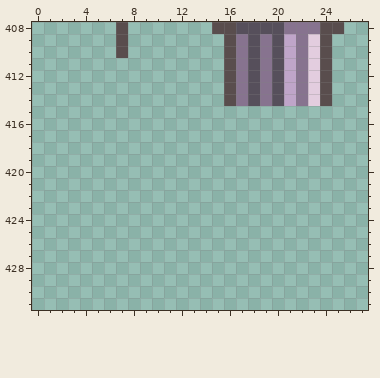
File history of a pixel-art file, assets/ui/skin.aseprite. The picture above is the old version.
320x930 pixels, 1 frame. Colours within 5 levels of each other are drawn and written as one. Shown: x 0..27, y 408..431.
The result:
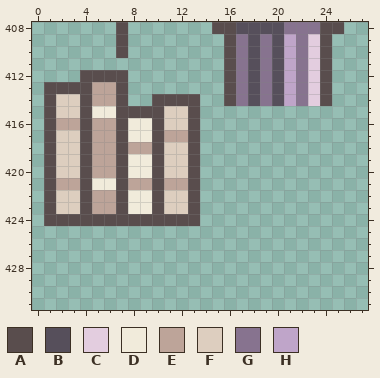
Palette (. is transparent): A #594d4d  B #564f5b  C #e3cddf  D #f1ebdb  E #bda499  F #ddcebf  G #87738f  H #bfa5c9
The edit:
Layer "Skin (dibuja aquí)":
Colour A now appears in row 412 at x 4 to 7; in row 413 at x 1 to 4 and 7; in row 414 at x 1, 4, 7 and 10 to 13; in row 415 at x 1, 4, 7 to 10 and 13; in rows 416 to 423 at x 1, 4, 7, 10 and 13; in row 424 at x 1 to 13.
Colour D now appears in row 415 at x 5 to 6; in rows 416 to 417 at x 8 to 9; in rows 419 to 420 at x 8 to 9; in row 421 at x 5 to 6; in rows 422 to 423 at x 8 to 9.
Colour E now appears in rows 413 to 414 at x 5 to 6; in row 416 at x 2 to 3 and 5 to 6; in row 417 at x 5 to 6 and 11 to 12; in row 418 at x 5 to 6 and 8 to 9; in rows 419 to 420 at x 5 to 6; in row 421 at x 2 to 3, 8 to 9 and 11 to 12.
Colour E now appears in rows 422 to 423 at x 5 to 6.
Colour F now appears in row 414 at x 2 to 3; in row 415 at x 2 to 3 and 11 to 12; in row 416 at x 11 to 12; in row 417 at x 2 to 3; in rows 418 to 420 at x 2 to 3 and 11 to 12; in rows 422 to 423 at x 2 to 3 and 11 to 12.
